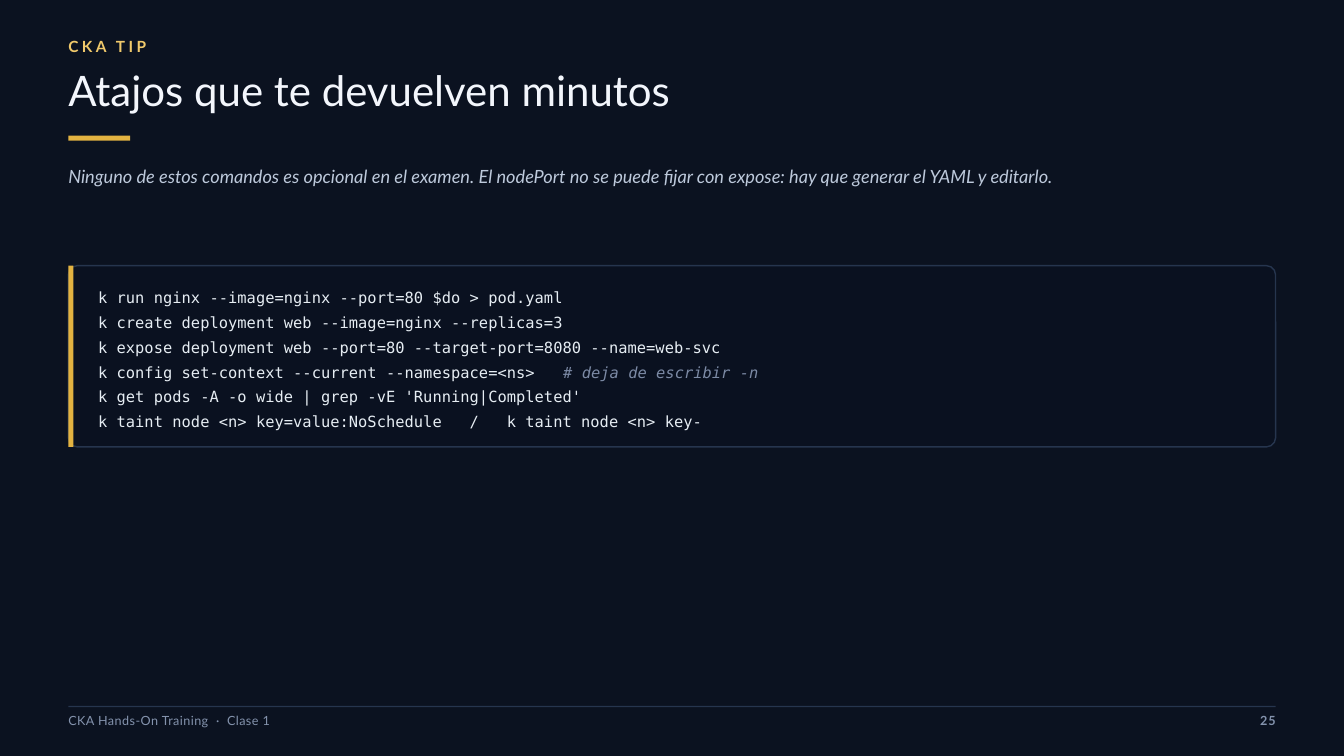
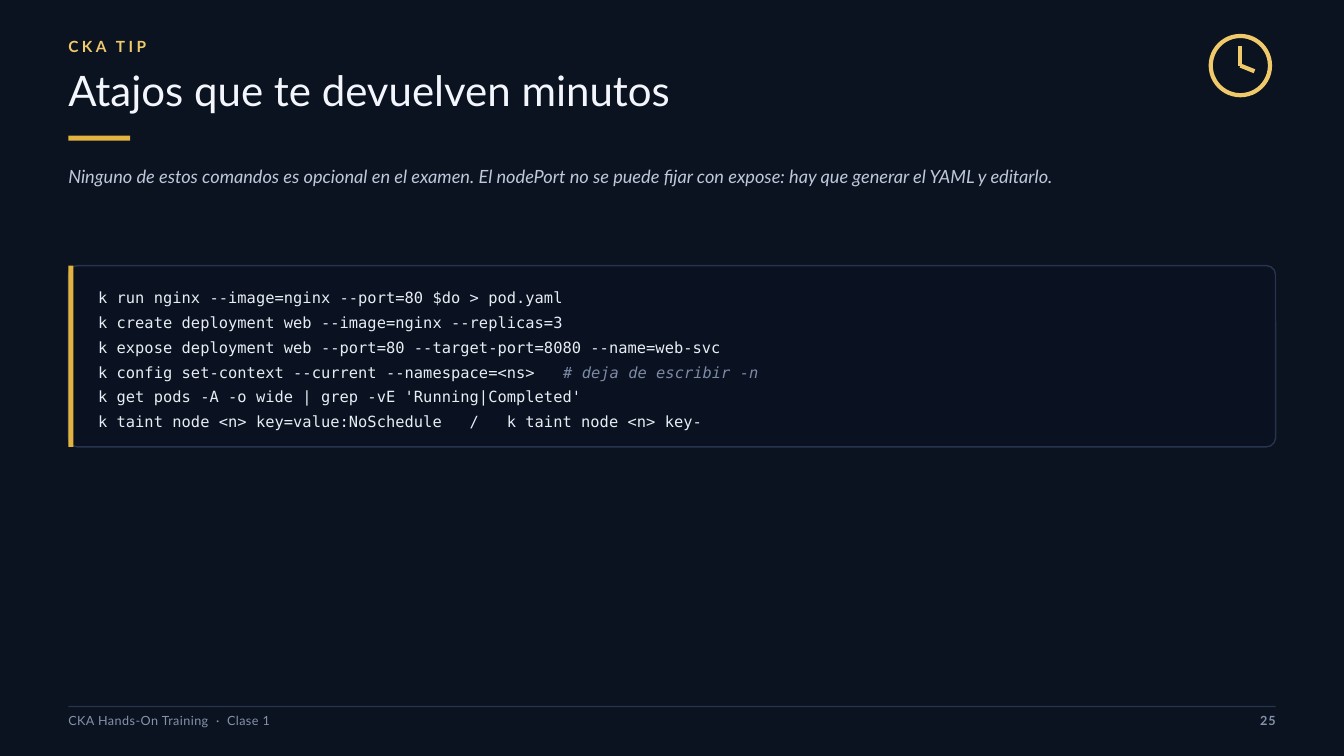
Before and after one commit to brettsacuna/CKA-TRAINING, a slide deck: slide 25 of CLASE-01/01-CLASE-01-CKA.pptx. Drawn at 1344x756 pixels with LibreOffice and Linux fonts; fonts in the diff are those of the drawing. Boxes give left, top, right and bottom in pixels: in the first picture for what was removed or moved away, otherwise in the second. Text is boxed around its words. In the diff, an @@ line names an element or a change of style, - is before the commit and + after.

```diff
--- a/CLASE-01/01-CLASE-01-CKA.pptx
+++ b/CLASE-01/01-CLASE-01-CKA.pptx
@@ ellipse added at bbox=[1211, 36, 1270, 96], outline #F0C96B 3 pt @@
@@ line added from (1241, 66) to (1241, 45), #F0C96B 3 pt @@
@@ line added from (1241, 66) to (1255, 72), #F0C96B 3 pt @@
```
Also in this commit, not shown: 26 other slides changed, 48 other files.
